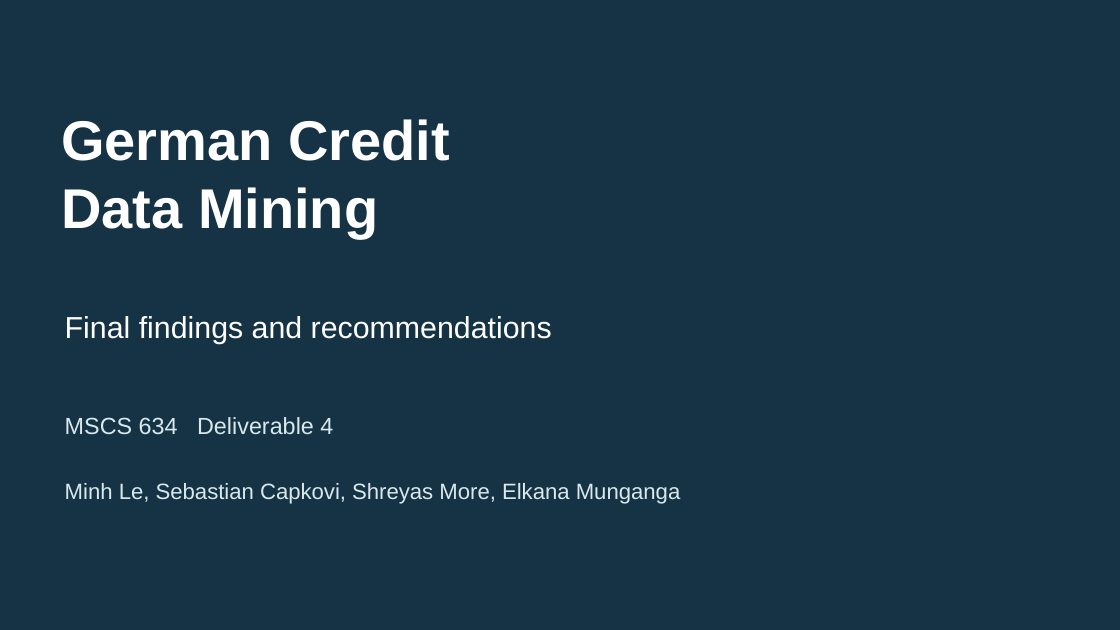
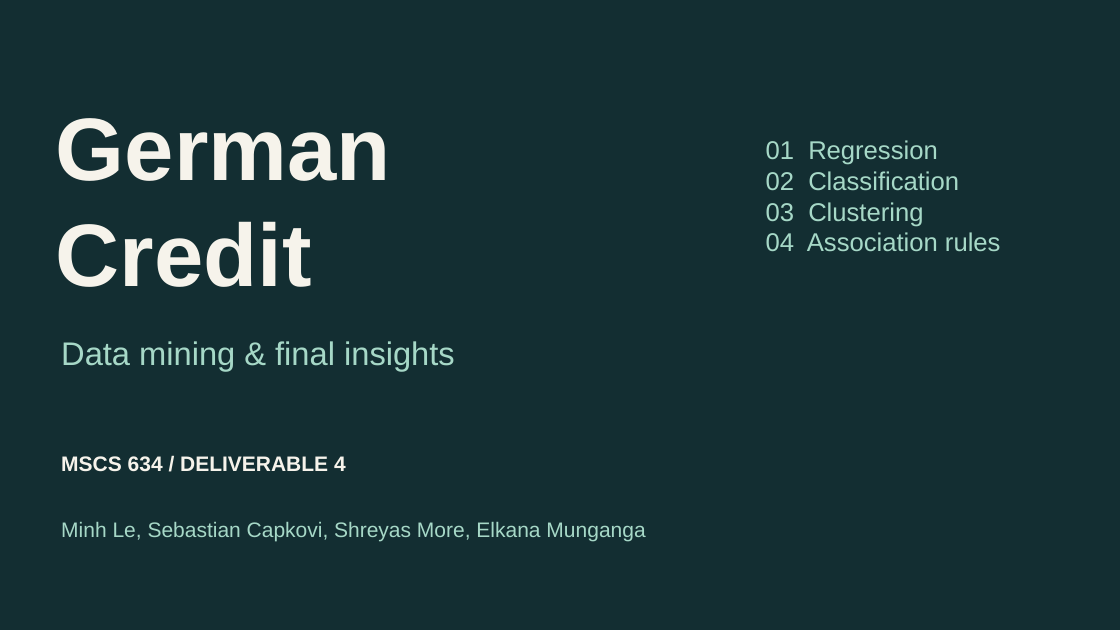
Before and after one commit to lebm646/MSCS_634_Deliverable_4, a slide deck: slide 1 of MSCS_634_Presentation.pptx. Drawn at 1120x630 pixels with LibreOffice and Linux fonts; fonts in the diff are those of the drawing. Boxes give left, top, right and bottom in pixels: in the first picture for what was removed or moved away, otherwise in the second. Text is boxed around its words. In the diff, an @@ line names an element or a change of style, - is before the commit and + after.

```diff
--- a/MSCS_634_Presentation.pptx
+++ b/MSCS_634_Presentation.pptx
@@ background #153344 to #132E32 @@
@@ text at (56, 118, 391, 287): text changed; size 48 to 76 pt; text colour #FFFFFF to #F6F3EB @@
-German Credit
-Data Mining
+German
+Credit
@@ text added at (766, 140, 1001, 251), 22 pt, text #A6D8C7 @@
+01 Regression
+02 Classification
+03 Clustering
+04 Association rules
@@ text at (61, 341, 455, 371): text changed; size 26 to 28 pt; text colour #FFFFFF to #A6D8C7 @@
-Final findings and recommendations
+Data mining & final insights
@@ text at (61, 456, 346, 472): text changed; size 20 to 18 pt; text colour #D9E8EC to #F6F3EB; bold on @@
-MSCS 634 Deliverable 4
+MSCS 634 / DELIVERABLE 4
@@ text "Minh Le, Sebastian Capkovi, Shreyas ...": place and size @@
-text "Minh Le, Sebastian Capkovi, Shreyas ..." at (65, 483, 681, 504)
+text "Minh Le, Sebastian Capkovi, Shreyas ..." at (61, 522, 645, 541)
@@ text "Minh Le, Sebastian Capkovi, Shreyas ..." at (61, 522, 645, 541): size 19 to 18 pt, text colour #D9E8EC to #A6D8C7 @@
```
Also in this commit, not shown: 10 other slides changed.
